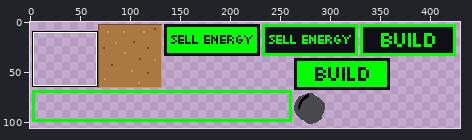
Two states of a sprite sheet, resources/assets.png. The first picture is a wide view before the edit; the outline marks the close-up.
Close-up. The starting point:
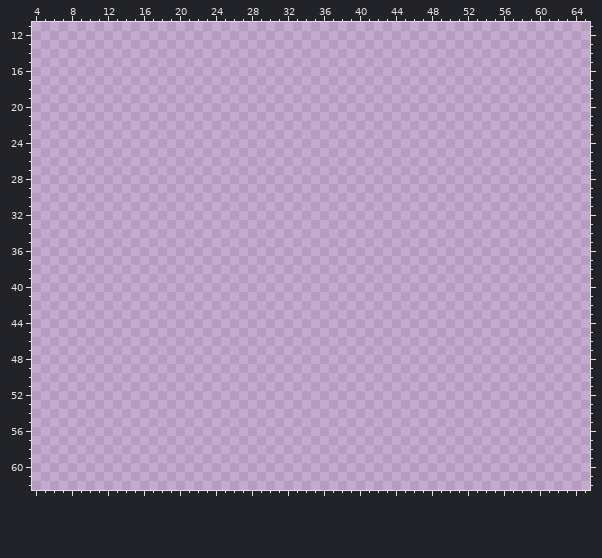
The file is 512x128 pixels. Shown: x 4..65, y 11..62. The old version is drawn lined up with the new one. The wide view leaves out empty margins.
New version:
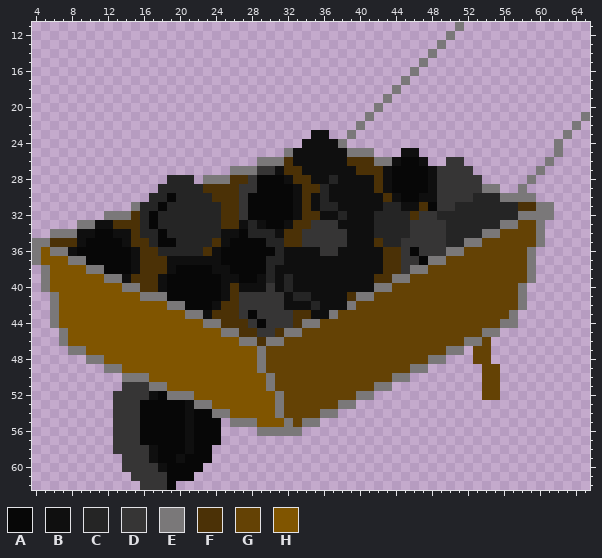
Palette (. is transparent): A #070707  B #0f0f0f  C #252525  D #363535  E #7a7879  F #4b3106  G #644205  H #805500
Log entry: wheel barrel art
Difference:
drawings rearranged on the sheet (the old picture shows each at its new place)
y 11: x 51 . -> E
y 12: x 50 . -> E
y 13: x 49 . -> E
y 14: x 48 . -> E
y 15: x 47 . -> E
y 16: x 46 . -> E
y 17: x 45 . -> E
y 18: x 44 . -> E
y 19: x 43 . -> E
y 20: x 42 . -> E
y 21: x 41 . -> E; x 65 . -> E
y 22: x 40 . -> E; x 64 . -> E
y 23: x 35..36 .. -> BB; x 39 . -> E; x 63 . -> E
y 24: x 34..38 ..... -> BBBBE; x 62 . -> E
y 25: x 32..41 .......... -> EBBBBBBEEE; x 45..46 .. -> BB; x 62 . -> E
y 26: x 29..47 ................... -> EEEFBBBBBBFFFEEBAAB; x 50..51 .. -> DD; x 61 . -> E
y 27: x 26..52 ........................... -> EEEDDBFFBBBBBBFFFBAAAABDDDD; x 60 . -> E
y 28: x 19..21 ... -> CCC; x 23..53 ............................... -> EEEFFDAAABFFBBCBBBBFBAAAABDDDDD; x 59 . -> E
y 29: x 18..55 ...................................... -> CCCCCFFFFDDAAAABFFCBBBBBFBAAAABDDDDDEE; x 58 . -> E
y 30: x 17..59 ........................................... -> CCACCCCFFFDAAAAABFBCBBBBBBFBAABBDDDDCCCEEEE
y 31: x 15..61 ............................................... -> ECCACCCCCCFFDAAAAABFBCCBBBBBCCBBFADDCCCCCCCFFEE
y 32: x 12..61 .................................................. -> EEEFCACCCCCCCFFDAAAAABFFBBCBBBCCCCFDDCCCCCCCCCEEEE
y 33: x 9..60 .................................................... -> EEBBFFFCACCCCCCCFFBCBAABFFDDDBBBBCCCCDDDDCCCCCCEEGGE
y 34: x 6..60 ....................................................... -> EEEBBAABBFCCACCCCCCBBACCCBFFDDDDDBBBCCCCDDDDCCCCEEGGGGE
y 35: x 4..60 ......................................................... -> EEFFFBAAAABFFCAACCCCFBAAAACCFFDDDDDBBBFCCDDDDDCCEEGGGGGGE
y 36: x 4..59 ........................................................ -> EHEEBAAAAAABFFCCCCCFBAAAAAACBBBBDDBBBBBFFDADDDEEGGGGGGGE
y 37: x 4..59 ........................................................ -> EHHHEEAAAAABFFFBBBBBBAAAAACCBBBBBBBBBBBFFDDAEEGGGGGGGGGE
y 38: x 5..59 ....................................................... -> EHHHHEEAAABFFFBAAAABBAAAACBBBBBBBBBBBBFFDEEGGGGGGGGGGGE
y 39: x 5..59 ....................................................... -> EHHHHHHEEBFFFBAAAAAABBAABCBCBBBBBBBBBFFEEGGGGGGGGGGGGGE
y 40: x 5..58 ...................................................... -> EHHHHHHHHEEFFBAAAAAABFBBBDBCBBBBBBBBBEEGGGGGGGGGGGGGGE
y 41: x 6..58 ..................................................... -> EHHHHHHHHHEEEAAAAAABFDDDDDBCCBBBBFEEGGGGGGGGGGGGGGGGE
y 42: x 6..58 ..................................................... -> EHHHHHHHHHHHHEEAAABFFDDDDDBBBCBBBEGGGGGGGGGGGGGGGGGGE
y 43: x 6..57 .................................................... -> EHHHHHHHHHHHHHHEEBFFFDADDDDFFBBEGGGGGGGGGGGGGGGGGGGE
y 44: x 6..57 .................................................... -> EHHHHHHHHHHHHHHHHEEFFFDADDDFEEGGGGGGGGGGGGGGGGGGGGEE
y 45: x 7..55 ................................................. -> EHHHHHHHHHHHHHHHHHEEFFDDFEEGGGGGGGGGGGGGGGGGGGGEE
y 46: x 7..54 ................................................ -> EHHHHHHHHHHHHHHHHHHHEEFEEGGGGGGGGGGGGGGGGGGGGEEG
y 47: x 8..51 ............................................ -> EEHHHHHHHHHHHHHHHHHHHEGGGGGGGGGGGGGGGGGGGGEE; x 53..54 .. -> GG
y 48: x 10..49 ........................................ -> EEHHHHHHHHHHHHHHHHHEGGGGGGGGGGGGGGGGGGEE; x 53..54 .. -> GG
y 49: x 12..47 .................................... -> EEHHHHHHHHHHHHHHHEGGGGGGGGGGGGGGGGEE; x 54..55 .. -> GG
y 50: x 14..45 ................................ -> EEEHHHHHHHHHHHHHEGGGGGGGGGGGGGEE; x 54..55 .. -> GG
y 51: x 14..43 .............................. -> DDDEEHHHHHHHHHHHEGGGGGGGGGGGEE; x 54..55 .. -> GG
y 52: x 13..41 ............................. -> DDDDBAEEEHHHHHHHHHEGGGGGGGGEE; x 54..55 .. -> GG
y 53: x 13..39 ........................... -> DDDAAAAABEEHHHHHHHEGGGGGGEE
y 54: x 13..37 ......................... -> DDDAAAAABAAEEHHHHHEGGGGEE
y 55: x 13..24 ............ -> DDDAAAAABAAA; x 26..35 .......... -> EEEHHHEGEE
y 56: x 13..24 ............ -> DDDAAAAABAAA; x 29..33 ..... -> EEEEE
y 57: x 13..24 ............ -> DDDAAAAABAAA
y 58: x 13..23 ........... -> DDDDBAAABAA
y 59: x 14..23 .......... -> DDDBAABAAA
y 60: x 14..22 ......... -> DDDDBAAAA
y 61: x 15..21 ....... -> DDDDAAA
y 62: x 16..19 .... -> DDDA
Pixel boxes of the changes (left, top, right, bottom) in both close-ups:
added: (32, 22, 590, 490)
